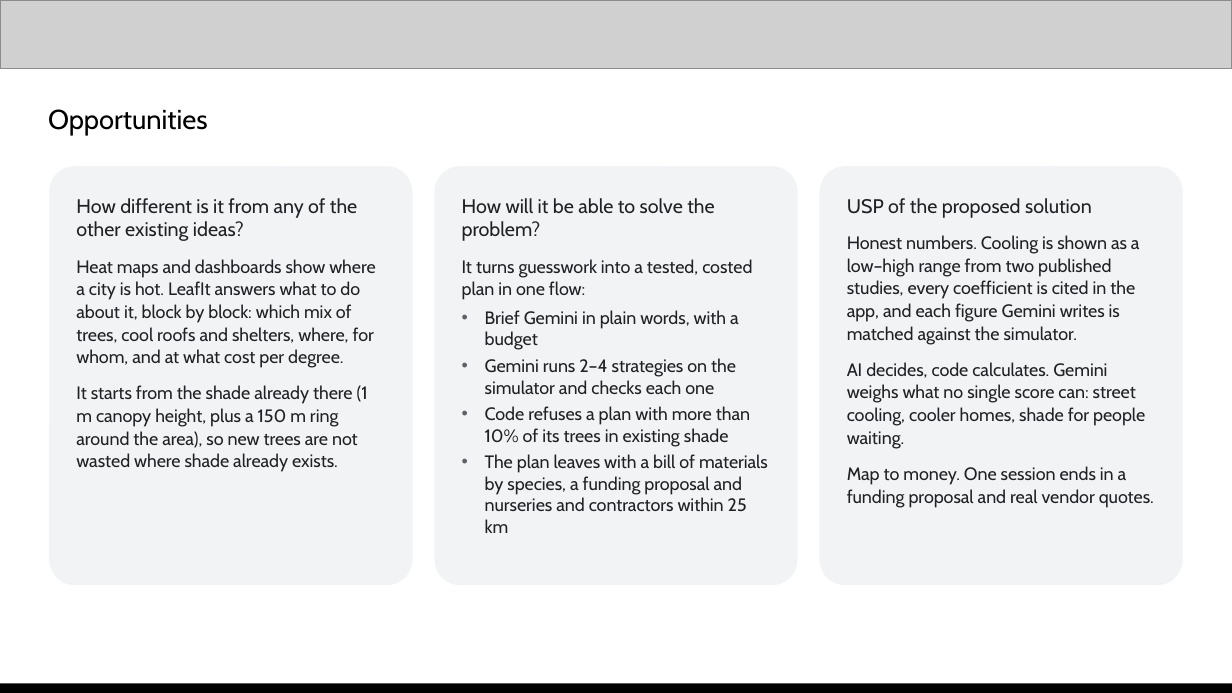
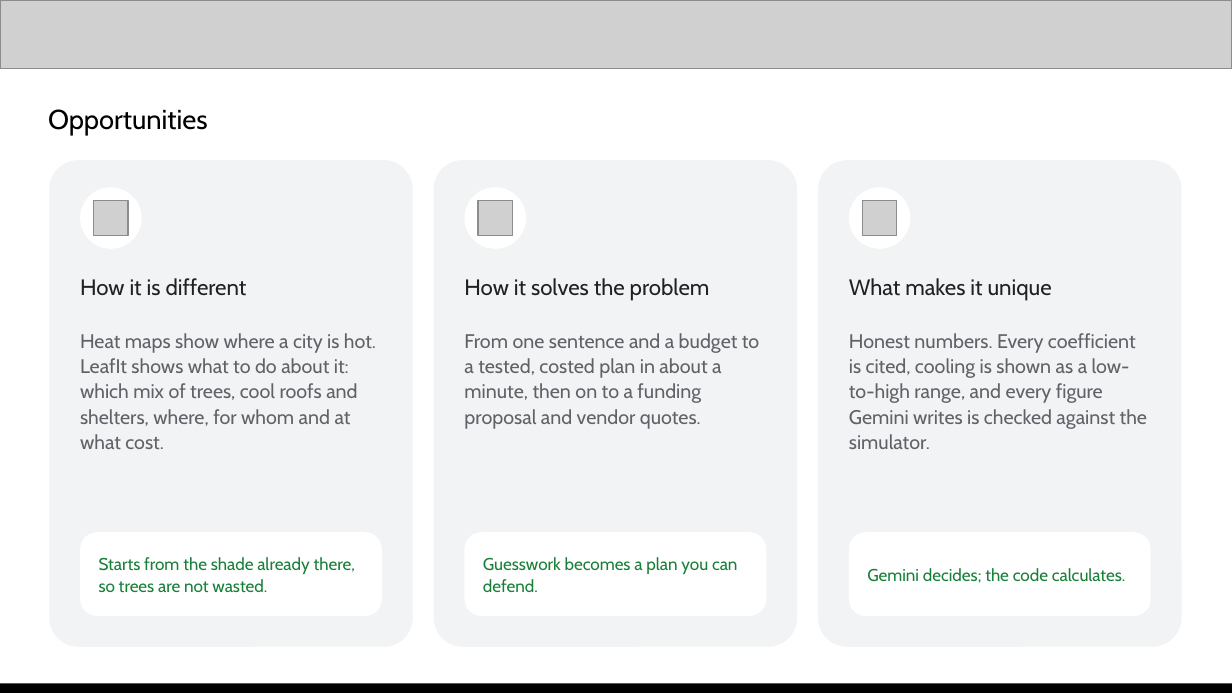
Before and after one commit to lohiyakeshav/LeafIt, a slide deck: slide 3 of docs/submission/LeafIt_Submission.pptx. Drawn at 1232x693 pixels with LibreOffice and Linux fonts; fonts in the diff are those of the drawing; grey boxes stand for pictures. Boxes give left, top, right and bottom in pixels: in the first picture for what was removed or moved away, otherwise in the second. Text is boxed around its words. In the diff, an @@ line names an element or a change of style, - is before the commit and + after.

Commit message:
fix: ppt and pdf

```diff
--- a/docs/submission/LeafIt_Submission.pptx
+++ b/docs/submission/LeafIt_Submission.pptx
@@ rounded rectangle removed at (49, 166, 413, 585) @@
-How different is it from any of the other existing ideas?
-Heat maps and dashboards show where a city is hot. LeafIt answers what to do about it, block by block: which mix of trees, cool roofs and shelters, where, for whom, and at what cost per degree.
-It starts from the shade already there (1 m canopy height, plus a 150 m ring around the area), so new trees are not wasted where shade already exists.
@@ rounded rectangle added at (49, 160, 413, 647), fill #F1F3F4 @@
@@ rounded rectangle added at (434, 160, 797, 647), fill #F1F3F4 @@
@@ rounded rectangle removed at (435, 166, 798, 585) @@
-How will it be able to solve the problem?
-It turns guesswork into a tested, costed plan in one flow:
-• Brief Gemini in plain words, with a budget
-• Gemini runs 2–4 strategies on the simulator and checks each one
-• Code refuses a plan with more than 10% of its trees in existing shade
-• The plan leaves with a bill of materials by species, a funding proposal and nurseries and contractors within 25 km
@@ rounded rectangle added at (818, 160, 1181, 647), fill #F1F3F4 @@
@@ rounded rectangle removed at (819, 166, 1183, 585) @@
-USP of the proposed solution
-Honest numbers. Cooling is shown as a low–high range from two published studies, every coefficient is cited in the app, and each figure Gemini writes is matched against the simulator.
-AI decides, code calculates. Gemini weighs what no single score can: street cooling, cooler homes, shade for people waiting.
-Map to money. One session ends in a funding proposal and real vendor quotes.
@@ ellipse added at (80, 187, 142, 249), fill #FFFFFF @@
@@ picture added at (94, 201, 128, 235) @@
@@ ellipse added at (464, 187, 526, 249), fill #FFFFFF @@
@@ picture added at (478, 201, 513, 235) @@
@@ ellipse added at (849, 187, 910, 249), fill #FFFFFF @@
@@ picture added at (862, 201, 897, 235) @@
@@ text added at (80, 278, 247, 296), 13 pt, text #202124 @@
+How it is different
@@ text added at (464, 278, 710, 301), 13 pt, text #202124 @@
+How it solves the problem
@@ text added at (849, 278, 1052, 301), 13 pt, text #202124 @@
+What makes it unique
@@ text added at (80, 333, 376, 449), 11.5 pt, text #5F6368 @@
+Heat maps show where a city is hot. LeafIt shows what to do about it: which mix of trees, cool roofs and shelters, where, for whom and at what cost.
@@ text added at (464, 333, 759, 429), 11.5 pt, text #5F6368 @@
+From one sentence and a budget to a tested, costed plan in about a minute, then on to a funding proposal and vendor quotes.
@@ text added at (849, 333, 1147, 449), 11.5 pt, text #5F6368 @@
+Honest numbers. Every coefficient is cited, cooling is shown as a low-to-high range, and every figure Gemini writes is checked against the simulator.
@@ rounded rectangle added at (80, 532, 382, 616), fill #FFFFFF @@
@@ rounded rectangle added at (464, 532, 766, 616), fill #FFFFFF @@
@@ rounded rectangle added at (849, 532, 1151, 616), fill #FFFFFF @@
@@ text added at (99, 557, 355, 592), 10 pt, text #188038 @@
+Starts from the shade already there, so trees are not wasted.
@@ text added at (483, 557, 737, 592), 10 pt, text #188038 @@
+Guesswork becomes a plan you can defend.
@@ text added at (867, 568, 1126, 583), 10 pt, text #188038 @@
+Gemini decides; the code calculates.
```
Also in this commit, not shown: 10 other slides changed, 1 slide added, 1 slide removed, 2 other files.
